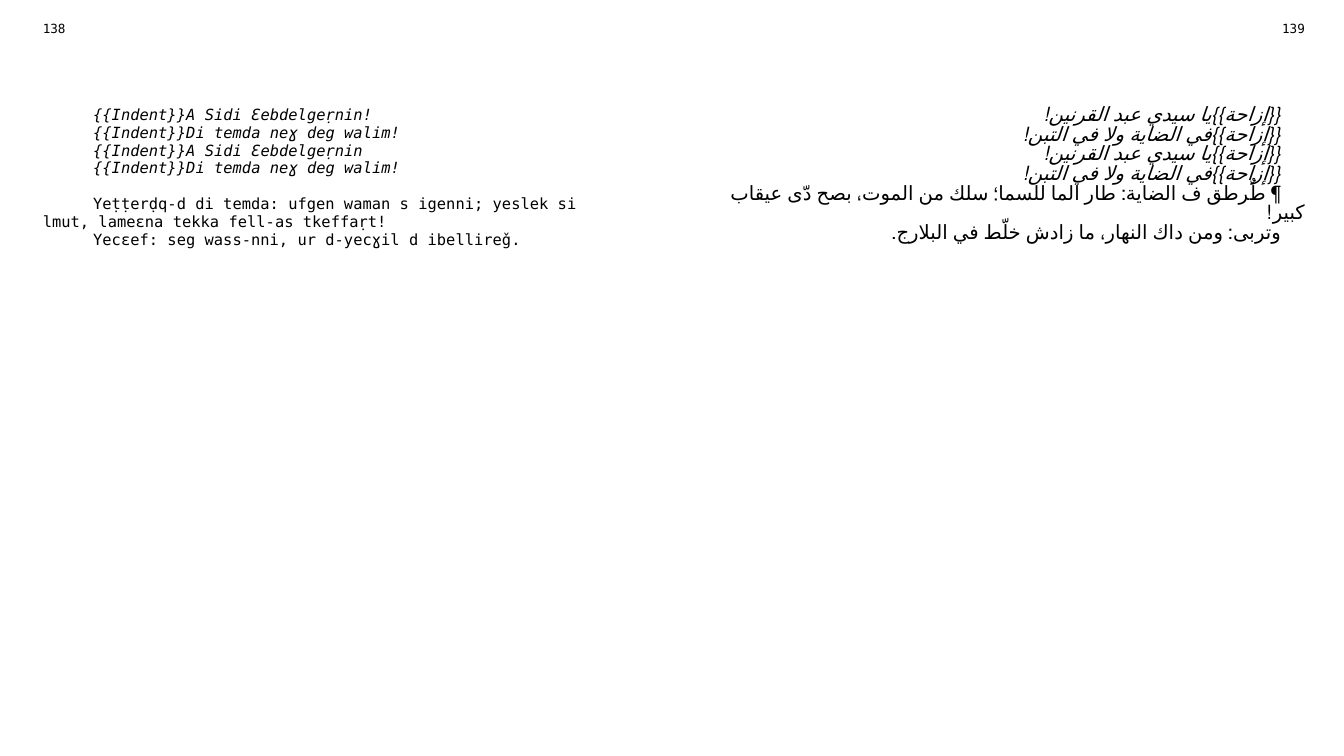
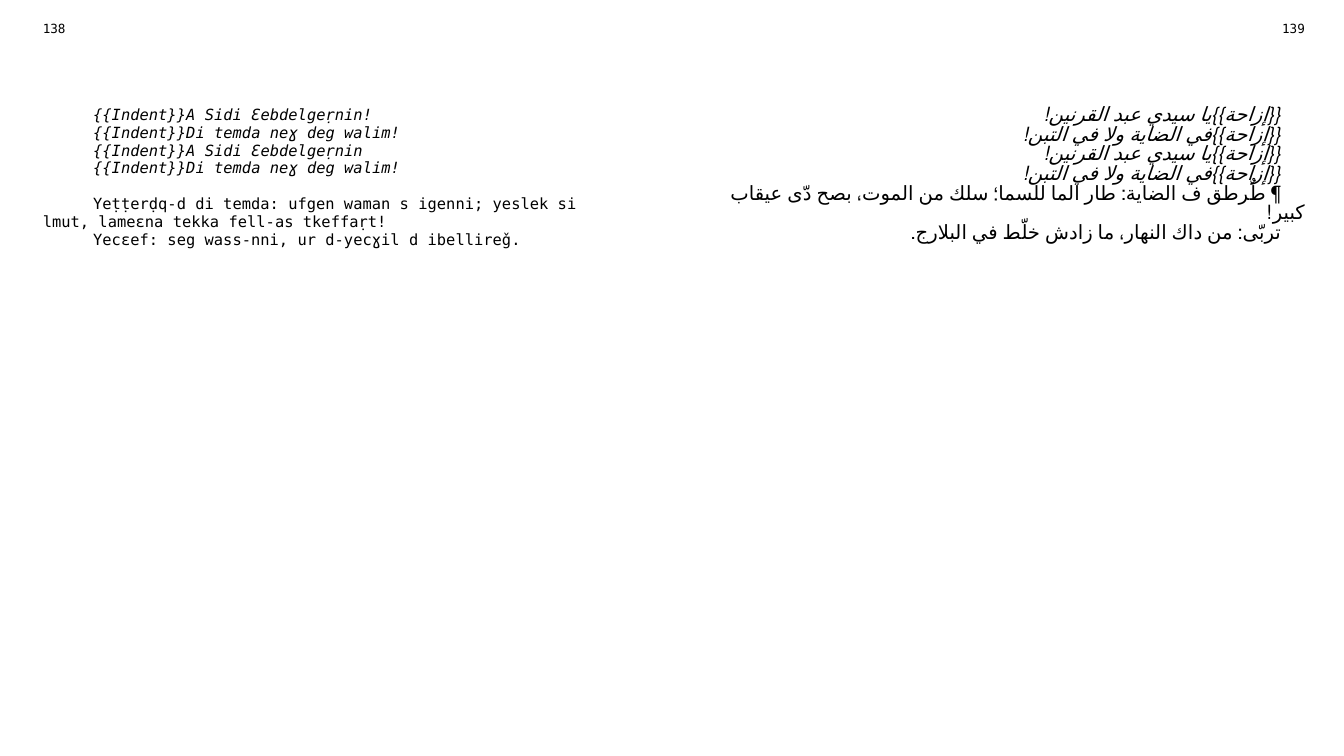
Before and after one commit to sferhah/tamacahut_n_wuccen, a slide deck: slide 67 of Uccen.ConsoleApp/Resources/pptx/uccen.arq.pptx. Drawn at 1344x756 pixels with LibreOffice and Linux fonts; fonts in the diff are those of the drawing. Boxes give left, top, right and bottom in pixels: in the first picture for what was removed or moved away, otherwise in the second. Text is boxed around its words. In the diff, an @@ line names an element or a change of style, - is before the commit and + after.

```diff
--- a/Uccen.ConsoleApp/Resources/pptx/uccen.arq.pptx
+++ b/Uccen.ConsoleApp/Resources/pptx/uccen.arq.pptx
@@ table at <box>32,16,1315,729</box> @@
-row 3, column 3: {{إزاحة}}يا سيدي عبد القرنين! / {{إزاحة}}في الضاية ولا في التبن! / {{إزاحة}}يا سيدي عبد القرنين! / {{إزاحة}}في الضاية ولا في التبن! / ¶ طٌرطق ف الضاية: طار الما للسما؛ سلك من الموت، بصح دّى عيقاب كبير! / وتربى: ومن داك النهار، ما زادش خلّط في البلارج.
+row 3, column 3: {{إزاحة}}يا سيدي عبد القرنين! / {{إزاحة}}في الضاية ولا في التبن! / {{إزاحة}}يا سيدي عبد القرنين! / {{إزاحة}}في الضاية ولا في التبن! / ¶ طٌرطق ف الضاية: طار الما للسما؛ سلك من الموت، بصح دّى عيقاب كبير! / تربّى: من داك النهار، ما زادش خلّط في البلارج.
```
Also in this commit, not shown: 25 other files.
